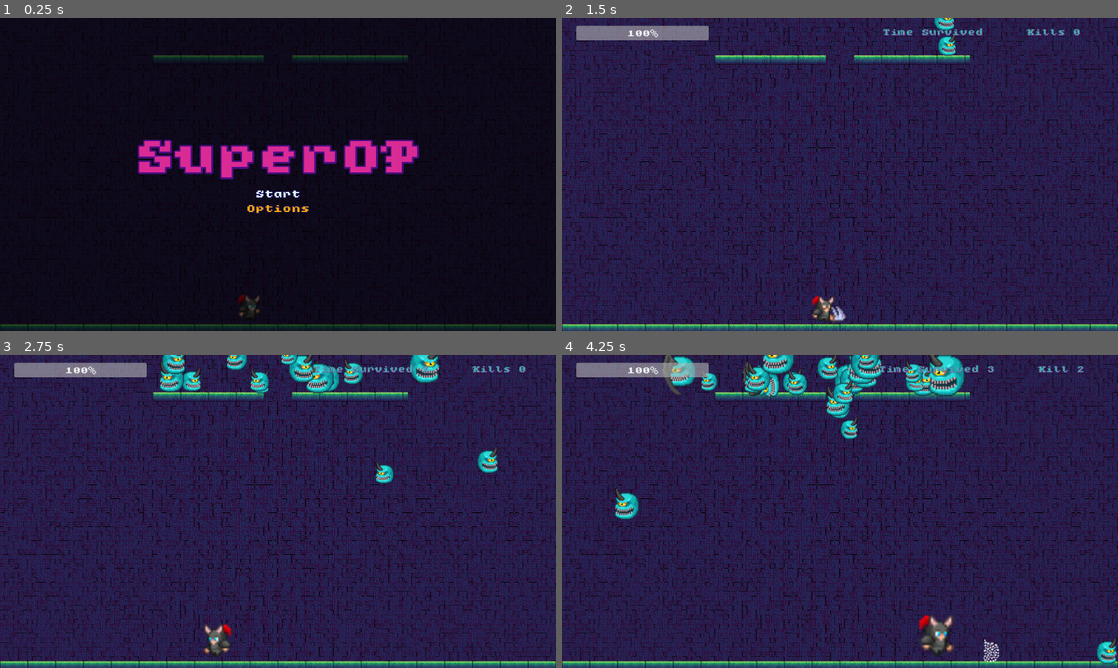
Above: before the commit, frames 1-4 (two rows, left to right).
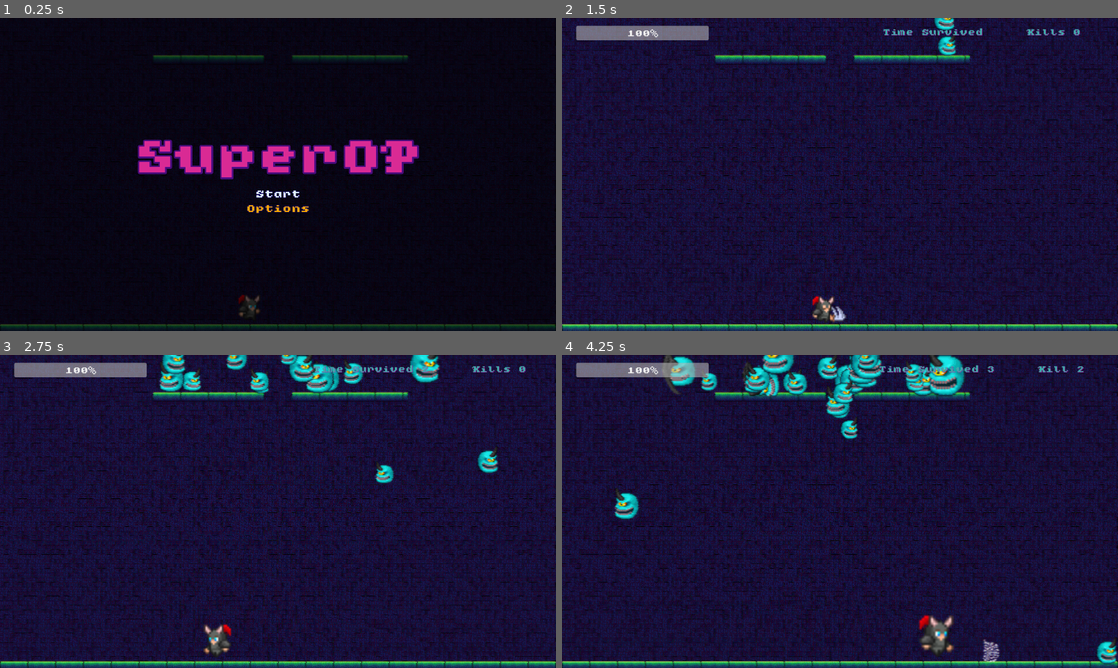
Above: after the commit, the same moments.

Repository: lethalgem/mini-jam-202
Game: Godot game, scene res://scenes/game_manager.tscn
Two runs of this game, one before a commit and one after it. Both use one fixed random seed, a clock stepped at 60 frames per second and the inputs below.
Inputs:
- Up to frame 1 (0.25 s): no input
- Up to frame 2 (1.5 s): click "Start" at 0.5 s; tap Enter at 1.25 s; hold Right (ui_right) from 1.28 s (still down); tap Space (attack) at 1.35 s
- Up to frame 3 (2.75 s): release Right (ui_right) at 2.03 s; hold Left (ui_left) from 2.03 s (still down); tap Shift (radial_blast) at 2.1 s
- Up to frame 4 (4.25 s): release Left (ui_left) at 2.78 s; hold Right (ui_right) from 2.78 s (still down); tap Space (attack) at 2.85 s; tap Shift (radial_blast) at 3.6 s

The runs differ from the first frame. In frame 1, less than 0.1% of the frame differs, in the area x 29-100%, y 12-99%; in frame 2, 30%; in frame 3, 30%; in frame 4, 30%, in the area x 0-100%, y 0-100%.

Commit message:
add vhs effect

Diff:
--- a/scenes/game_manager.tscn
+++ b/scenes/game_manager.tscn
@@ -13,6 +13,7 @@
 [ext_resource type="PackedScene" uid="uid://b4o6qgy31lfq8" path="res://scenes/player_character_body_2d.tscn" id="8_jdad8"]
 [ext_resource type="Texture2D" uid="uid://dg11xy0rj80t" path="res://assets/tiles/Tileset.png" id="9_k4jhu"]
 [ext_resource type="PackedScene" uid="uid://bg6ftfytfavnj" path="res://scenes/background_music.tscn" id="12_aonbx"]
+[ext_resource type="Material" uid="uid://c78wj7kh17mip" path="res://themes/vhs.tres" id="14_30v7y"]
 
 [sub_resource type="TileSetAtlasSource" id="TileSetAtlasSource_lcbjr"]
 texture = ExtResource("9_k4jhu")
@@ -655,6 +656,14 @@
 
 [node name="BackgroundMusic" parent="." instance=ExtResource("12_aonbx")]
 
+[node name="ColorRect" type="ColorRect" parent="."]
+material = ExtResource("14_30v7y")
+offset_left = -128.0
+offset_top = -135.0
+offset_right = 2072.0
+offset_bottom = 1244.0
+color = Color(1, 1, 1, 0)
+
 [connection signal="option_but_pressed" from="CanvasLayer2/Title" to="." method="_on_title_option_but_pressed"]
 [connection signal="start_but_pressed" from="CanvasLayer2/Title" to="." method="_on_title_start_but_pressed"]
 [connection signal="play_again_pressed" from="CanvasLayer3/GameOver" to="." method="_on_game_over_play_again_pressed"]
--- /dev/null
+++ b/themes/vhs.gdshader
@@ -0,0 +1,70 @@
+shader_type canvas_item;
+
+uniform sampler2D SCREEN_TEXTURE : hint_screen_texture, filter_linear_mipmap;
+
+// --- PARAMETRI ESTETICI AGGIORNATI ---
+uniform float color_levels : hint_range(2.0, 128.0) = 14.0;
+uniform float chromatic_aberration : hint_range(0.0, 0.2) = 0.008;
+uniform float blur_amount : hint_range(0.0, 5.0) = 1.0;
+uniform float brightness : hint_range(0.5, 3.0) = 1.2;
+uniform float saturation : hint_range(1.0, 5.0) = 1.0;
+
+// --- PARAMETRI GLITCH AGGIORNATI ---
+uniform float color_offset_multiplier: hint_range(0.0, 0.2) = 0.004;
+uniform float black_offset_multiplier: hint_range(0.0, 0.5) = 0.1;
+uniform float color_offset: hint_range(-0.1, 0.1) = 0.005;
+
+// Funzione rumore
+float noise(vec2 uv, float offset) {
+	return (fract(sin(dot(uv * offset, vec2(12.9898, 78.233))) * 43758.5453) - 0.5) * 2.0;
+}
+
+vec3 rgb_to_yuv(vec3 rgb) {
+	const mat3 RGB_TO_YUV = mat3(vec3(0.299, 0.587, 0.114), vec3(-0.14713, -0.28886, 0.436), vec3(.615, -0.51499, -0.10001));
+	return rgb * RGB_TO_YUV;
+}
+
+vec3 yuv_to_rgb(vec3 yuv) {
+	const mat3 YUV_TO_RGB = mat3(vec3(1.0, 0.0, 1.13983), vec3(1.0, -0.39465, -0.58060), vec3(1.0, 2.03211, 0.0));
+	return clamp(yuv * YUV_TO_RGB, vec3(0.0), vec3(1.0));
+}
+
+void fragment() {
+	vec2 uv = SCREEN_UV;
+
+	// 1. LOGICA DI MOVIMENTO
+	float line_logic = uv.y * 487.0;
+	vec2 noise_coord = vec2(floor(line_logic), fract(line_logic));
+
+	float x_offset = color_offset + noise(noise_coord, TIME) * color_offset_multiplier;
+	float black_offset = noise(noise_coord, TIME + 65.0) * (black_offset_multiplier * 0.01);
+
+	// 2. CAMPIONAMENTO
+	vec3 col;
+	col.r = texture(SCREEN_TEXTURE, uv + vec2(chromatic_aberration + black_offset, 0.0)).r;
+	col.g = texture(SCREEN_TEXTURE, uv + vec2(black_offset, 0.0)).g;
+	col.b = texture(SCREEN_TEXTURE, uv - vec2(chromatic_aberration - black_offset, 0.0)).b;
+
+	// 3. SHIFT CROMATICO YUV
+	vec4 color_shifted = textureLod(SCREEN_TEXTURE, uv + vec2(x_offset, 0.0), blur_amount * 0.25);
+	vec3 yuv_base = rgb_to_yuv(col);
+	vec3 yuv_chroma = rgb_to_yuv(color_shifted.rgb);
+
+	col = yuv_to_rgb(vec3(yuv_base.x, yuv_chroma.yz));
+
+	// 4. EFFETTI POST-PROCESSO
+	float luma = dot(col, vec3(0.299, 0.587, 0.114));
+	col = mix(vec3(luma), col, saturation);
+	col *= brightness;
+
+	// Posterizzazione
+	col.rgb = floor(col.rgb * color_levels + 0.3) / color_levels;
+
+	// --- VIGNETTATURA RIMOSSA ---
+
+	// Contrasto finale spinto
+	col = clamp(col, 0.0, 1.0);
+	col = mix(col, col * col * (3.0 - 2.0 * col), 0.6);
+
+	COLOR = vec4(col, 1.0);
+}
--- /dev/null
+++ b/themes/vhs.tres
@@ -0,0 +1,14 @@
+[gd_resource type="ShaderMaterial" load_steps=2 format=3 uid="uid://c78wj7kh17mip"]
+
+[ext_resource type="Shader" uid="uid://v0n7a2bmy8tt" path="res://themes/vhs.gdshader" id="1_fy0fx"]
+
+[resource]
+shader = ExtResource("1_fy0fx")
+shader_parameter/color_levels = 14.0
+shader_parameter/chromatic_aberration = 0.002000000095
+shader_parameter/blur_amount = 1.0
+shader_parameter/brightness = 0.99200002337
+shader_parameter/saturation = 1.0
+shader_parameter/color_offset_multiplier = 0.0
+shader_parameter/black_offset_multiplier = 0.1
+shader_parameter/color_offset = 3.259879990946679e-09
Not shown: 1 places in scenes/game_manager.tscn that only renumber resources
Not shown, added: themes/vhs.gdshader.uid
